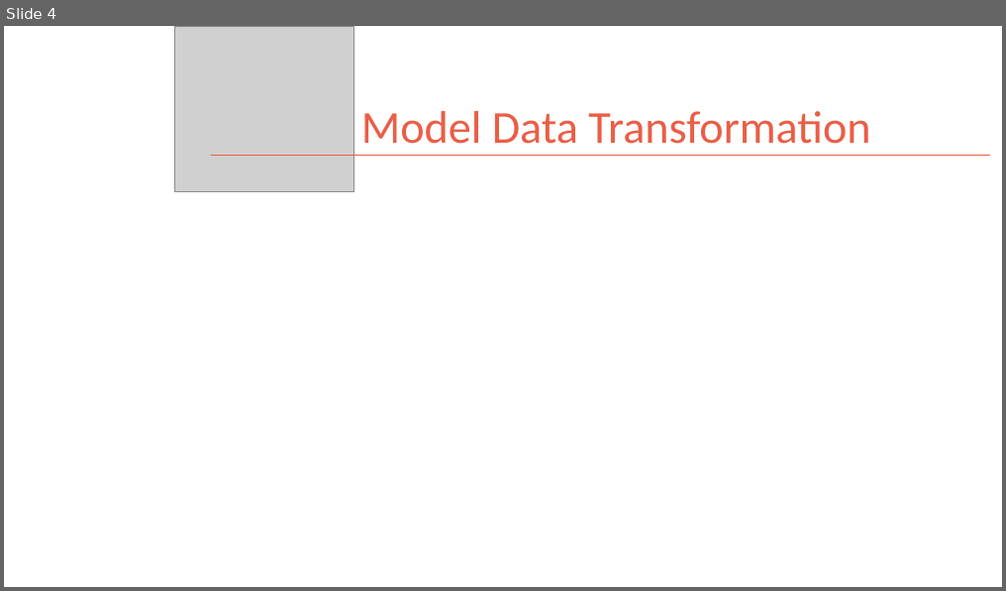
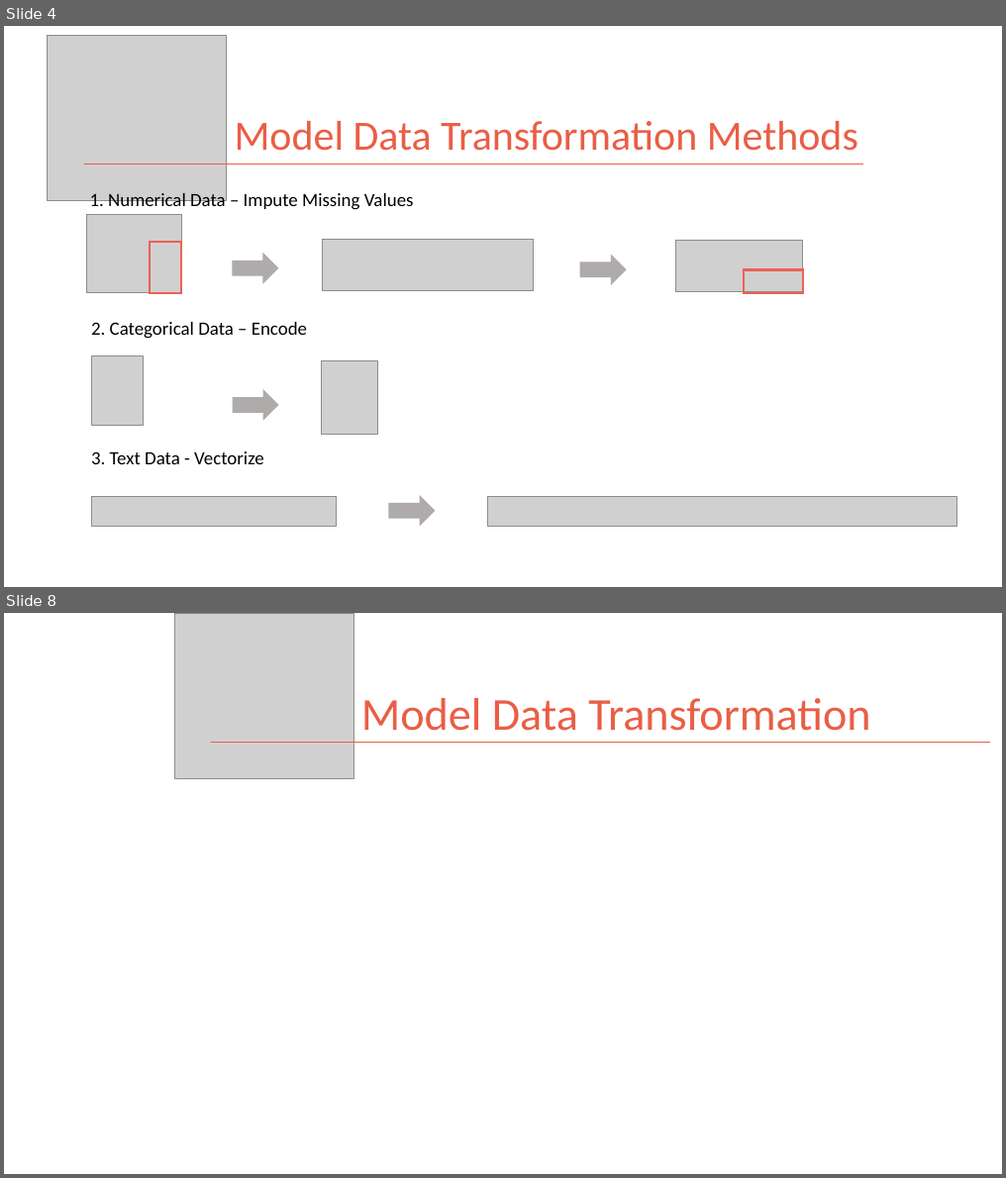
Before and after one commit to kman4/AirbnbPredictions, a slide deck: Airbnb Price Predictions (Model).pptx. Shown one above the other, each under a label of ours: slide 4 before the commit, slides 4 and 8 after it; the slides between them are not shown. The pictures are 1006x591 and 1006x1178 pixels, drawn with LibreOffice and Linux fonts; fonts in the diff are those of the drawing; grey boxes stand for pictures. Boxes give left, top, right and bottom in pixels: in the first picture for what was removed or moved away, otherwise in the second. Text is boxed around its words. In the diff, an @@ line names an element or a change of style, - is before the commit and + after.

```diff
--- a/Airbnb Price Predictions (Model).pptx
+++ b/Airbnb Price Predictions (Model).pptx
@@ slide 4 added at (x1=4, y1=26, x2=1002, y2=587), background #FFFFFF @@
@@ picture added at (x1=48, y1=35, x2=227, y2=200) @@
@@ title added at (x1=235, y1=121, x2=858, y2=151), 40 pt, text #EA5E46 @@
+Model Data Transformation Methods
@@ line added from (84, 164) to (863, 164), #EA5E46 1 pt @@
@@ text added at (x1=90, y1=193, x2=414, y2=212), 18 pt, text #000000 @@
+1. Numerical Data – Impute Missing Values
@@ picture added at (x1=87, y1=215, x2=181, y2=293) @@
@@ rectangle added at (x1=150, y1=242, x2=181, y2=293), outline #EA6155 2.25 pt @@
@@ right arrow added at (x1=233, y1=255, x2=277, y2=283), fill #AFABAB, outline #AFABAB 1 pt @@
@@ picture added at (x1=322, y1=240, x2=533, y2=291) @@
@@ right arrow added at (x1=580, y1=256, x2=626, y2=285), fill #AFABAB, outline #AFABAB 1 pt @@
@@ picture added at (x1=675, y1=240, x2=804, y2=291) @@
@@ rectangle added at (x1=744, y1=271, x2=803, y2=293), outline #EA6155 2.25 pt @@
@@ text added at (x1=91, y1=322, x2=307, y2=339), 18 pt, text #000000 @@
+2. Categorical Data – Encode
@@ picture added at (x1=91, y1=357, x2=143, y2=426) @@
@@ picture added at (x1=322, y1=361, x2=377, y2=435) @@
@@ right arrow added at (x1=233, y1=390, x2=278, y2=420), fill #AFABAB, outline #AFABAB 1 pt @@
@@ text added at (x1=91, y1=452, x2=264, y2=465), 18 pt, text #000000 @@
+3. Text Data - Vectorize
@@ picture added at (x1=91, y1=497, x2=336, y2=527) @@
@@ right arrow added at (x1=389, y1=497, x2=434, y2=526), fill #AFABAB, outline #AFABAB 1 pt @@
@@ picture added at (x1=487, y1=497, x2=957, y2=527) @@
@@ what was slide 4 is now slide 8 @@
```
Also in this commit, not shown: 3 slides changed, 3 other slides added.
